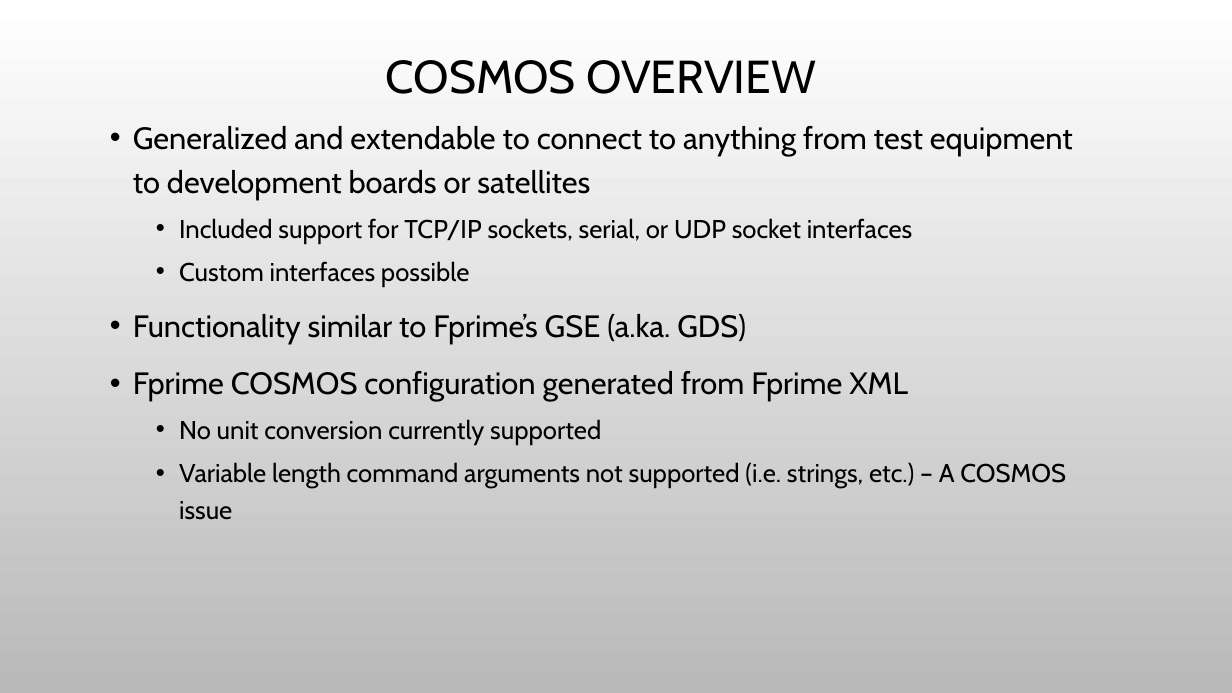
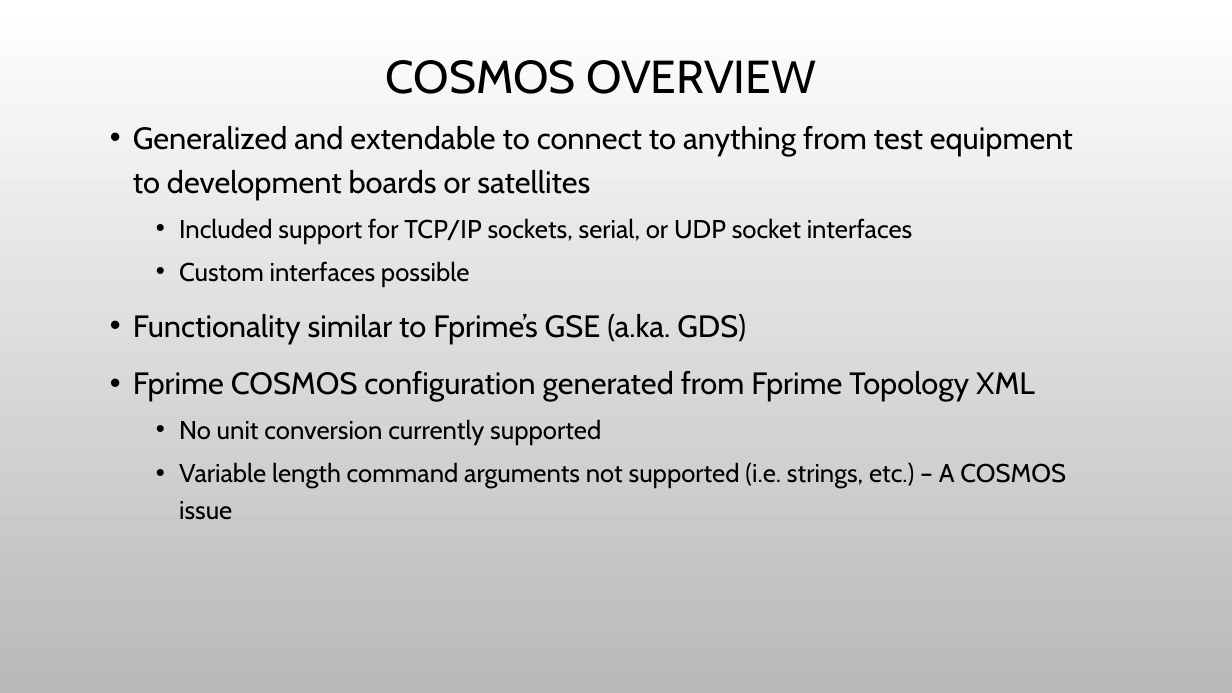
Before and after one commit to JPLOpenSource/fprime-sw-Rel1.0, a slide deck: slide 3 of Autocoders/doc/Cosmos_Presentation.pptx. Drawn at 1232x693 pixels with LibreOffice and Linux fonts; fonts in the diff are those of the drawing; background and template pictures are left out. Boxes give left, top, right and bottom in pixels: in the first picture for what was removed or moved away, otherwise in the second. Text is boxed around its words. In the diff, an @@ line names an element or a change of style, - is before the commit and + after.

```diff
--- a/Autocoders/doc/Cosmos_Presentation.pptx
+++ b/Autocoders/doc/Cosmos_Presentation.pptx
@@ text at bbox=[133, 371, 1035, 401]: text changed @@
-• Fprime COSMOS configuration generated from Fprime XML
+• Fprime COSMOS configuration generated from Fprime Topology XML
```
Also in this commit, not shown: 2 other slides changed, 5 other files.
